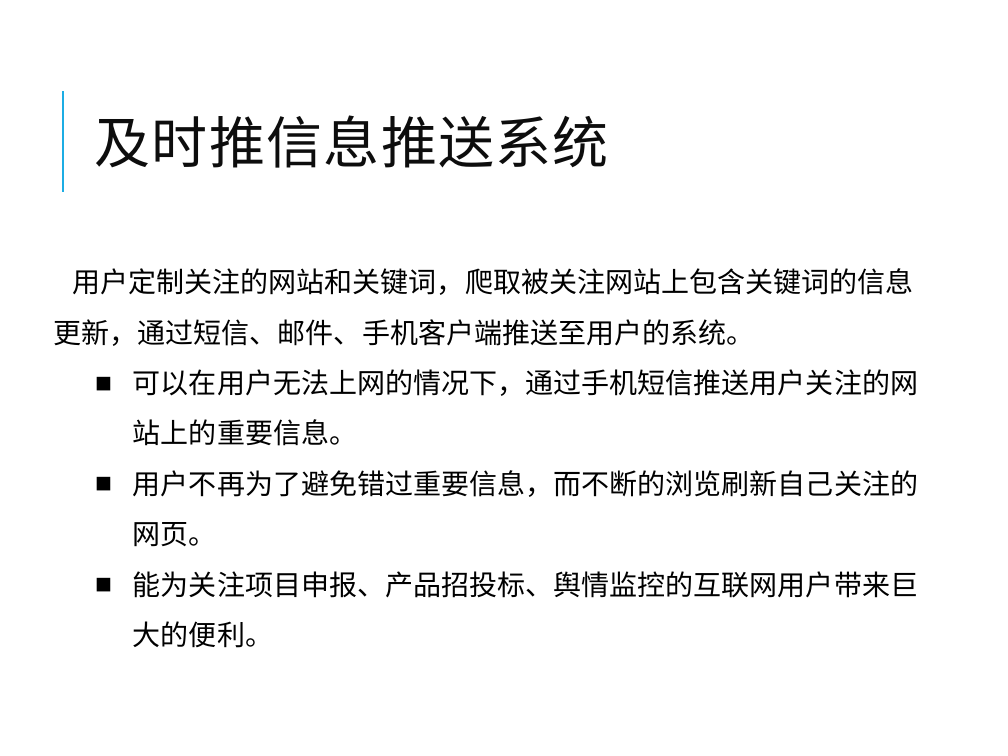
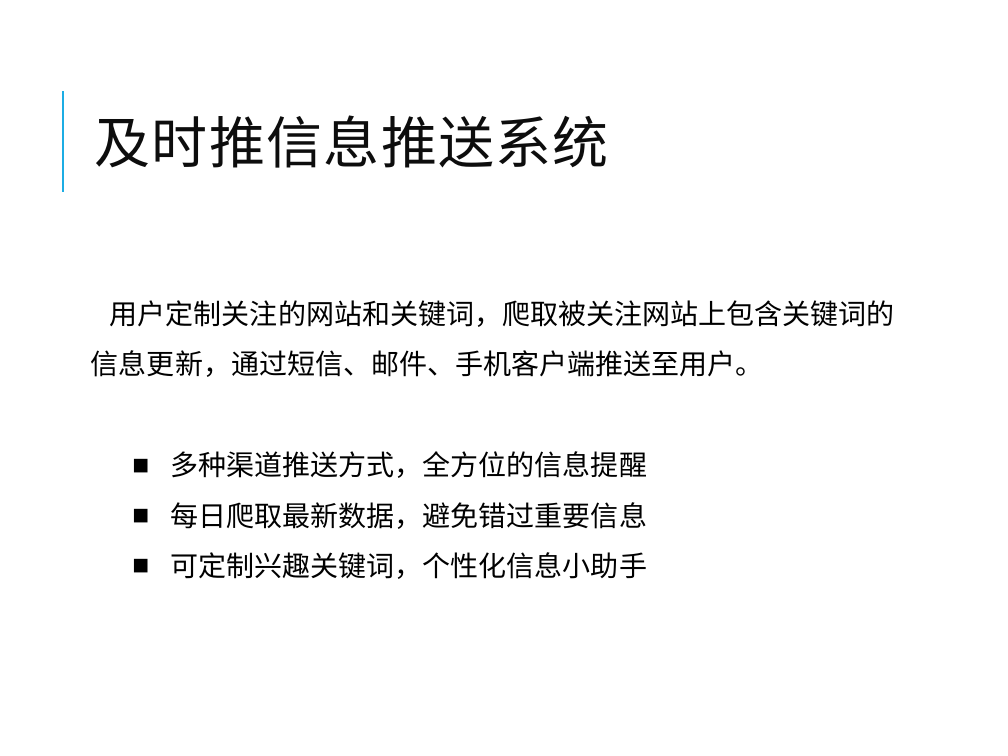
Before and after one commit to winniehajing/paper, a slide deck: slide 35 of 2012223040119-Defense-20150515-goahead.pptx. Drawn at 1008x756 pixels with LibreOffice and Linux fonts; fonts in the diff are those of the drawing. Boxes give left, top, right and bottom in pixels: in the first picture for what was removed or moved away, otherwise in the second. Text is boxed around its words. In the diff, an @@ line names an element or a change of style, - is before the commit and + after.

```diff
--- a/2012223040119-Defense-20150515-goahead.pptx
+++ b/2012223040119-Defense-20150515-goahead.pptx
@@ text at [91, 300, 895, 579]: text changed @@
-用户定制关注的网站和关键词，爬取被关注网站上包含关键词的信息更新，通过短信、邮件、手机客户端推送至用户的系统。
-■ 可以在用户无法上网的情况下，通过手机短信推送用户关注的网站上的重要信息。
-■ 用户不再为了避免错过重要信息，而不断的浏览刷新自己关注的网页。
-■ 能为关注项目申报、产品招投标、舆情监控的互联网用户带来巨大的便利。
+用户定制关注的网站和关键词，爬取被关注网站上包含关键词的信息更新，通过短信、邮件、手机客户端推送至用户。
+■ 多种渠道推送方式，全方位的信息提醒
+■ 每日爬取最新数据，避免错过重要信息
+■ 可定制兴趣关键词，个性化信息小助手
```
Also in this commit, not shown: 19 other slides changed, 8 slides added, 1 slide removed, 5 other files.
